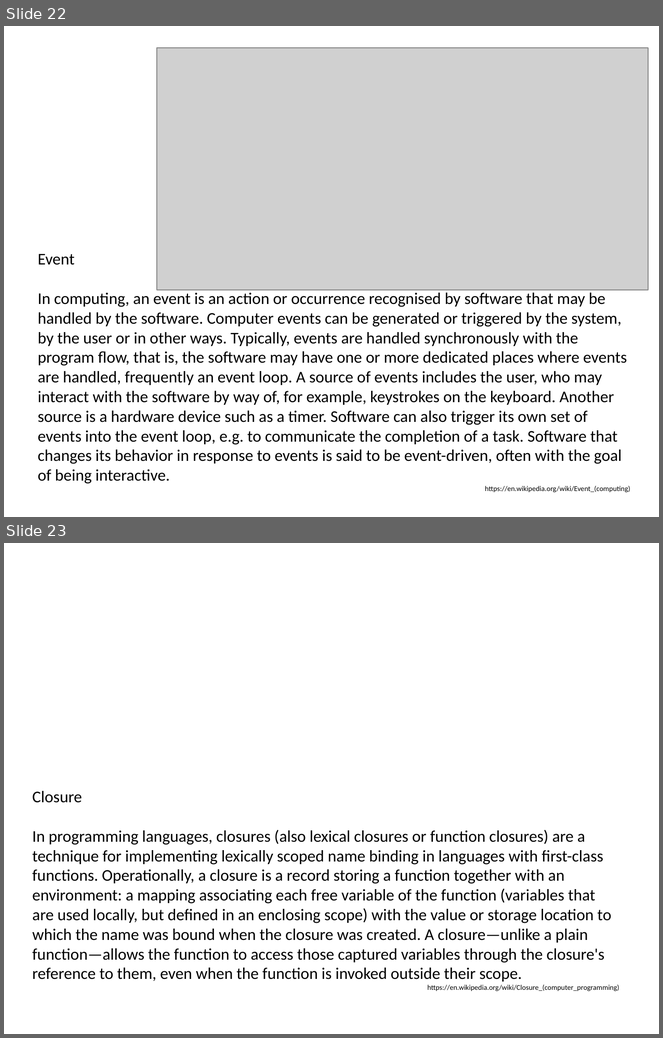
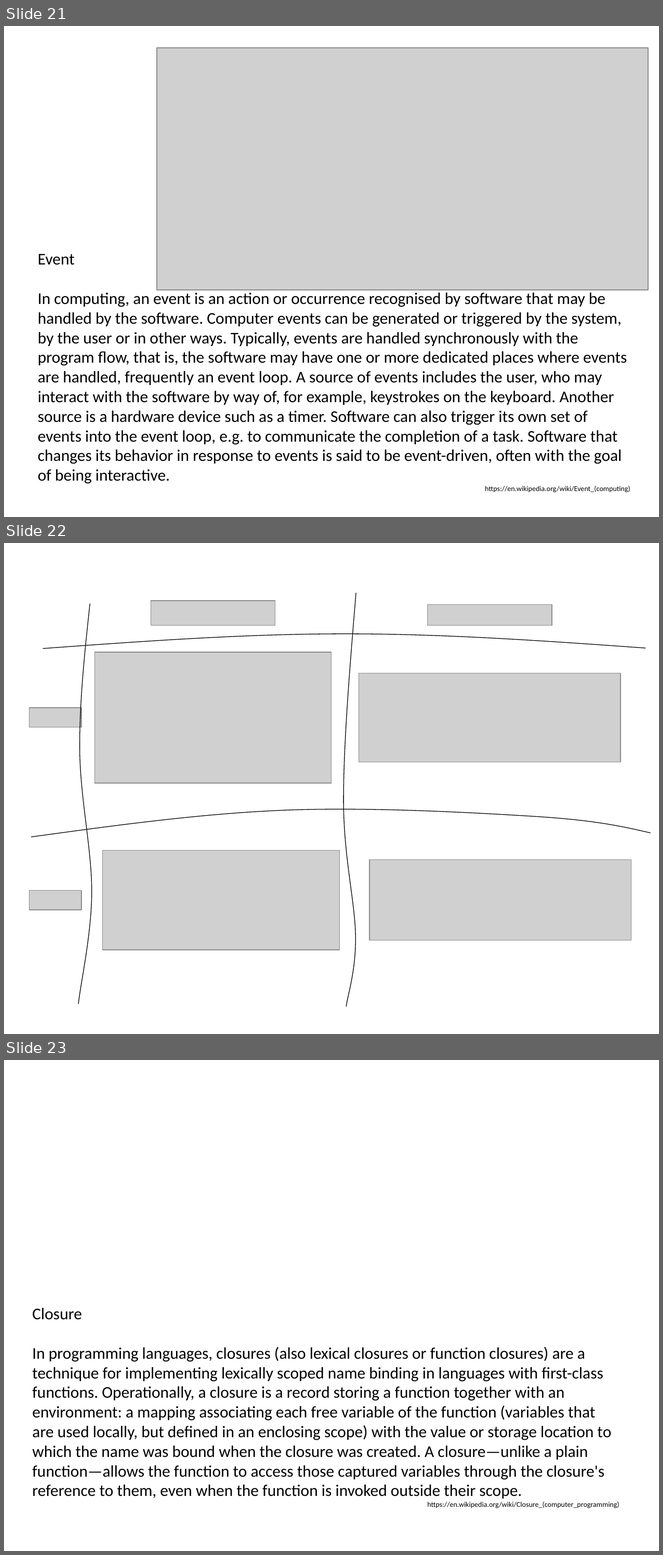
Before and after one commit to hotjk/translation, a slide deck: abstract.pptx. Shown one above the other, each under a label of ours: slides 22 and 23 before the commit, slides 21, 22 and 23 after it. The pictures are 663x1038 and 663x1555 pixels, drawn with LibreOffice and Linux fonts; fonts in the diff are those of the drawing; grey boxes stand for pictures. Boxes give left, top, right and bottom in pixels: in the first picture for what was removed or moved away, otherwise in the second. Text is boxed around its words. In the diff, an @@ line names an element or a change of style, - is before the commit and + after.

```diff
--- a/abstract.pptx
+++ b/abstract.pptx
@@ slide 22 added at [4,543,659,1034], background #FFFFFF @@
@@ freeform shape added at [79,604,92,1005], outline #000000 0.75 pt @@
@@ picture added at [151,601,275,626] @@
@@ freeform shape added at [344,593,356,1007], outline #000000 0.75 pt @@
@@ picture added at [427,604,552,626] @@
@@ freeform shape added at [42,634,646,649], outline #000000 0.75 pt @@
@@ picture added at [94,652,332,783] @@
@@ picture added at [359,674,621,762] @@
@@ picture added at [29,708,81,728] @@
@@ freeform shape added at [31,810,651,837], outline #000000 0.75 pt @@
@@ picture added at [103,850,340,950] @@
@@ picture added at [370,860,632,941] @@
@@ picture added at [29,890,81,910] @@
@@ what was slide 22 is now slide 21 @@
```
Also in this commit, not shown: 1 slide removed, 1 other file.
